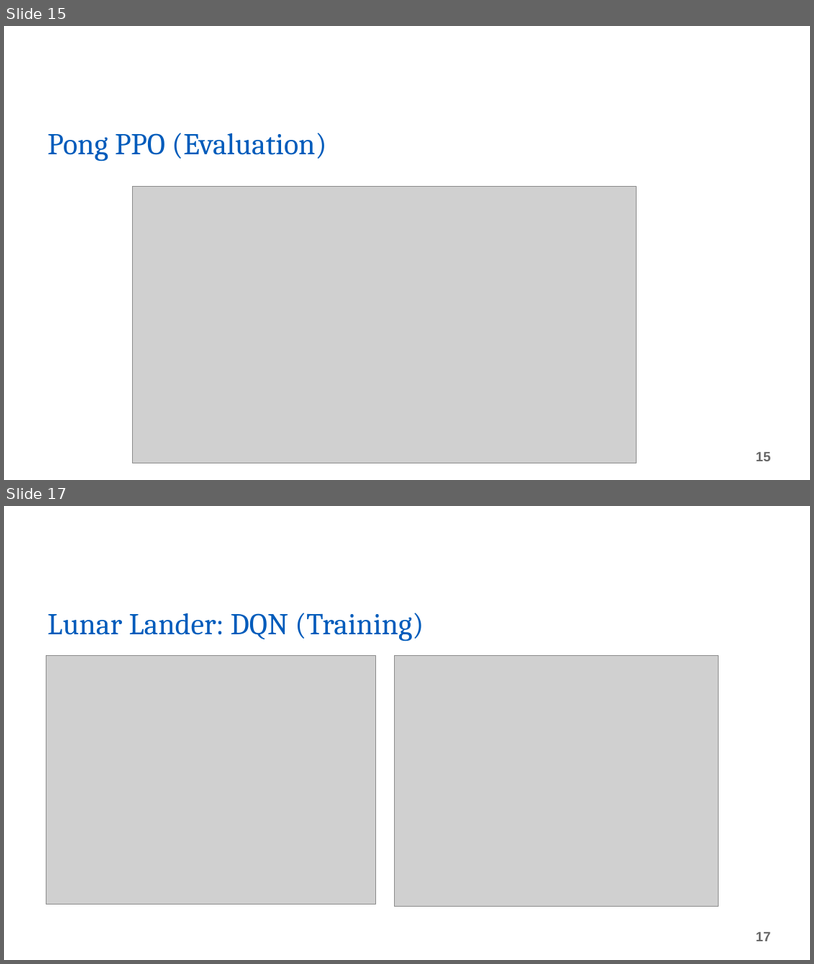
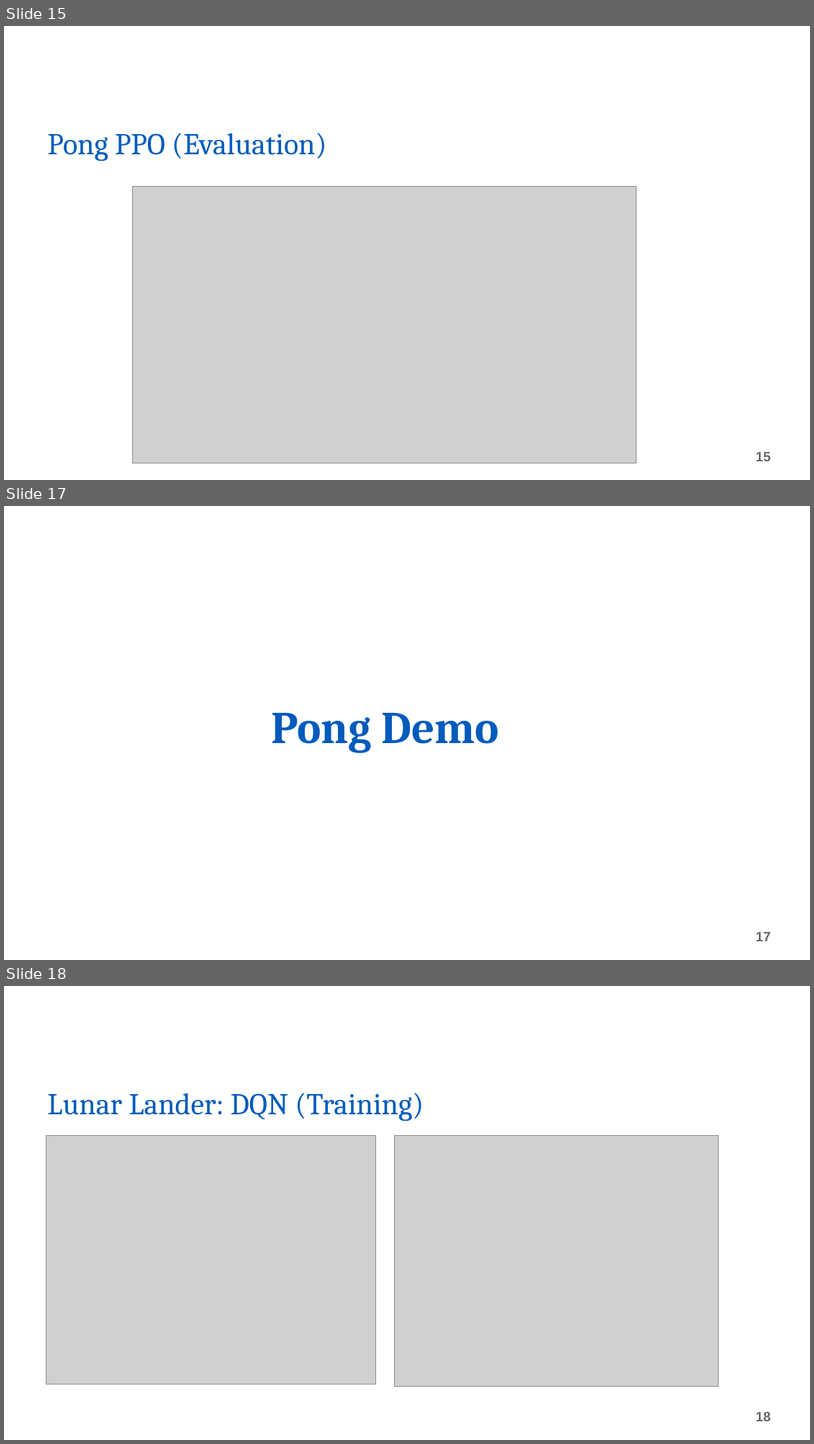
Before and after one commit to vivek-viswam-rv/rl-experiments, a slide deck: Final Project Presentation.pptx. Shown one above the other, each under a label of ours: slides 15 and 17 before the commit, slides 15, 17 and 18 after it; the slides between them are not shown. The pictures are 814x964 and 814x1444 pixels, drawn with LibreOffice and Linux fonts; fonts in the diff are those of the drawing; grey boxes stand for pictures; background and template pictures are left out. Boxes give left, top, right and bottom in pixels: in the first picture for what was removed or moved away, otherwise in the second. Text is boxed around its words. In the diff, an @@ line names an element or a change of style, - is before the commit and + after.

```diff
--- a/Final Project Presentation.pptx
+++ b/Final Project Presentation.pptx
@@ slide 17 added at bbox=[4, 506, 810, 960], background picture (left out) @@
@@ title added at bbox=[272, 713, 500, 753], 54 pt, text #005BBB, bold @@
+Pong Demo
@@ page number added at bbox=[756, 932, 772, 941], 16 pt, text #666666, bold @@
+17
@@ what was slide 17 is now slide 18 @@
@@ page number at bbox=[756, 1412, 772, 1421]: text changed @@
-17
+18
```
Also in this commit, not shown: 2 slides changed.
